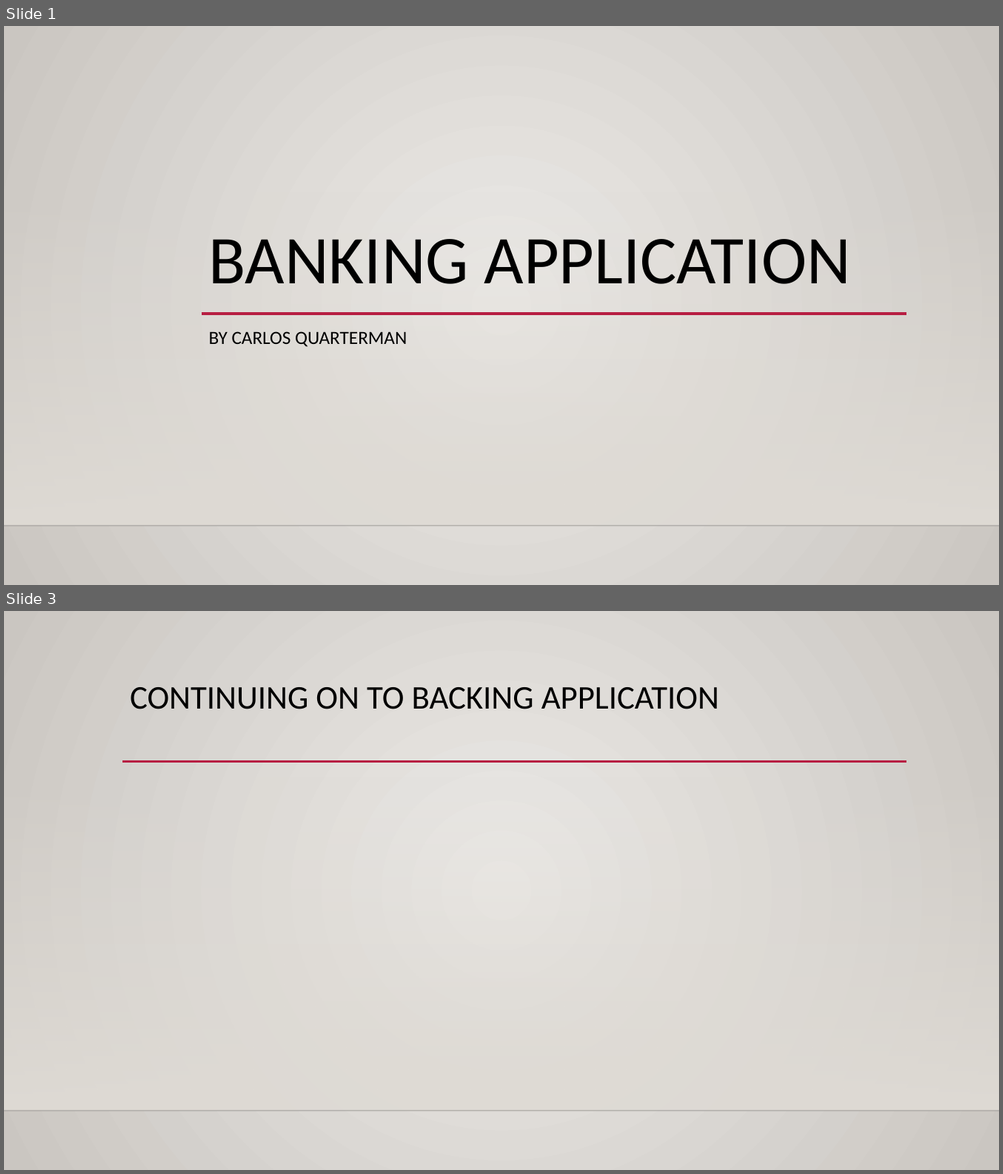
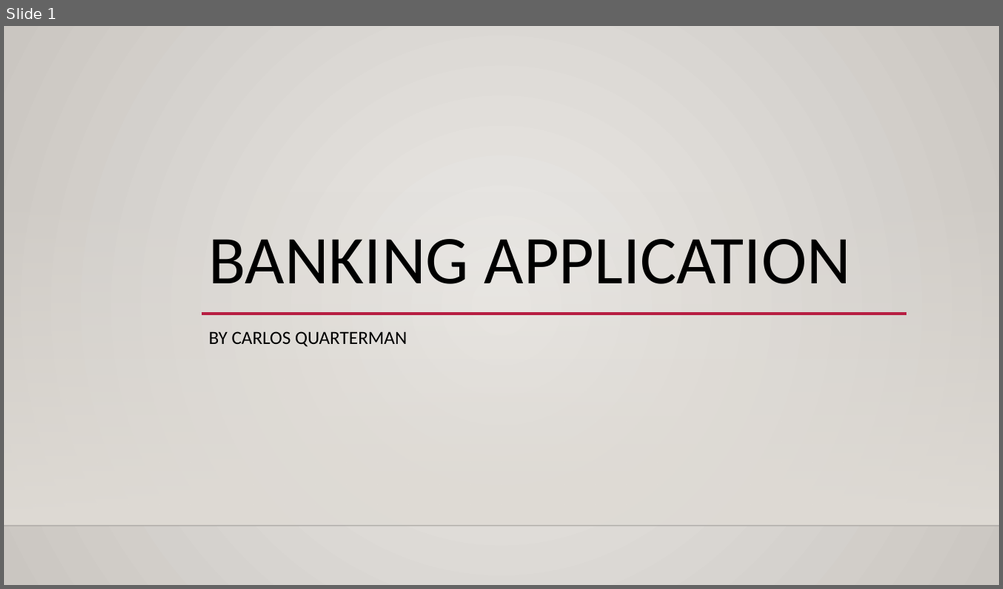
Before and after one commit to Carlos-Quarterman/TestP1, a slide deck: Banking Application Presentation.pptx. Shown one above the other, each under a label of ours: slides 1 and 3 before the commit, slide 1 after it; the slides between them are not shown. The pictures are 1003x1174 and 1003x589 pixels, drawn with LibreOffice and Linux fonts; fonts in the diff are those of the drawing; background and template pictures are left out. Boxes give left, top, right and bottom in pixels: in the first picture for what was removed or moved away, otherwise in the second. Text is boxed around its words. In the diff, an @@ line names an element or a change of style, - is before the commit and + after.

```diff
--- a/Banking Application Presentation.pptx
+++ b/Banking Application Presentation.pptx
@@ slide 3 removed at <box>4,611,999,1170</box>, background gradient #ECEAE7 to #CAC7C1; not listed: 2 template elements that a slide beside it also shows @@
@@ title removed at <box>130,687,719,709</box> @@
-CONTINUING ON TO BACKING APPLICATION
@@ line removed from (122, 762) to (907, 762) @@
```
Also in this commit, not shown: 1 slide changed, 2 slides added, 1 other file.
